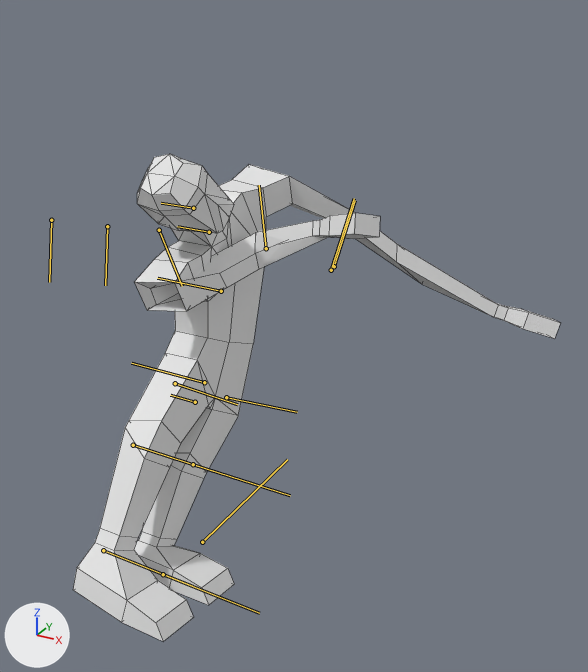
The FBX model BunchesProject/Assets/FBX/Human.fbx: old version first, new version second.
Before and after are seen from a camera (50 mm lens) standing at (0.0173, -0.0232, 0.0223) and looking at (0.0042, 0.0006, 0.0104). Every picture has the same lights, and +X, +Y and +Z are marked at lower left. Both versions are drawn at frame 24 of the action 'Default Take'; the numbers are the values there. The bones that bend it are drawn over the model as lines. Mesh edges are drawn as thin lines.

Names of what the first picture shows: 'HumanMesh'.
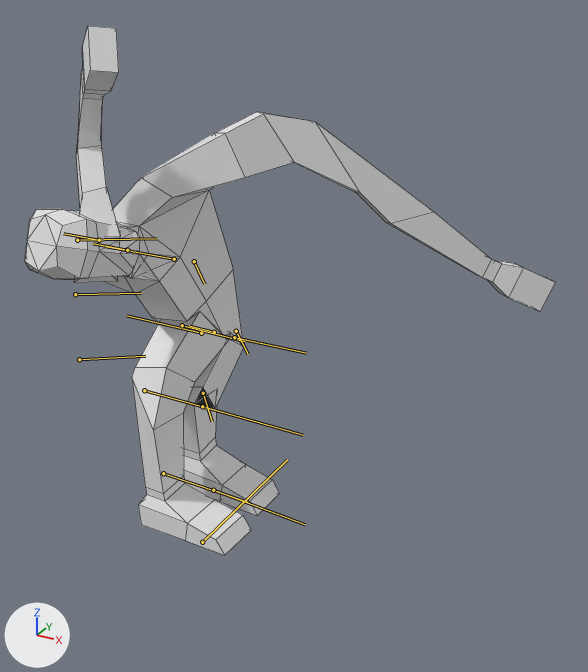
Boxes (x1, y1, x2, y2) around the edits, measured in the pictures (588 x 672 px):
'HumanMesh', posed (9% wider, 9% taller): before (73, 154, 560, 641); after (25, 26, 555, 555)
bone 'Pelvis', root to tip: before (195, 402) to (170, 395); after (214, 332) to (189, 326)
bone 'Stomach', root to tip: before (204, 382) to (131, 363); after (201, 333) to (126, 315)
bone 'Chest', root to tip: before (221, 291) to (157, 278); after (174, 259) to (106, 246)
bone 'Neck', root to tip: before (209, 232) to (177, 226); after (127, 250) to (93, 243)
bone 'Head', root to tip: before (193, 208) to (161, 203); after (99, 240) to (63, 233)
bone 'UArm_r', root to tip: before (159, 230) to (182, 286); after (77, 240) to (157, 238)
bone 'LArm_r', root to tip: before (107, 226) to (105, 285); after (75, 294) to (141, 293)
bone 'UArm_l', root to tip: before (266, 248) to (259, 185); after (194, 261) to (204, 284)
bone 'LArm_l', root to tip: before (334, 266) to (355, 200); after (236, 331) to (248, 354)
bone 'ULeg_r', root to tip: before (175, 383) to (237, 404); after (182, 325) to (245, 341)
bone 'LLeg_r', root to tip: before (133, 445) to (222, 474); after (144, 390) to (232, 415)
bone 'Foot_r', root to tip: before (103, 550) to (192, 586); after (163, 473) to (247, 502)
bone 'ULeg_l', root to tip: before (226, 397) to (297, 412); after (234, 337) to (306, 353)
bone 'LLeg_l', root to tip: before (193, 464) to (290, 495); after (202, 406) to (303, 435)
bone 'Foot_l', root to tip: before (163, 574) to (259, 613); after (213, 490) to (305, 524)

The edits, one by one:
Bone 'Pelvis' (bone_pelvis) moves from (-0.066, 0.0, 0.0) to (0.181, 0.0, -0.153).
Bone 'Pelvis' (bone_pelvis) turns from (0, 52, 0) to (0, -73, 0) degrees about its own x, y and z.
Bone 'Stomach' (bone_stomach) turns from (0, -28, 0) to (0, 52, 0) degrees about its own x, y and z.
Bone 'Chest' (bone_chest) turns from (0, -42, 0) to (0, -50, 0) degrees about its own x, y and z.
Bone 'Neck' (bone_neck) turns from (0, -30, 0) to (0, 0, 0) degrees about its own x, y and z.
Bone 'Head' (bone_head) turns from (0, 0, 0) to (0, -1, 0) degrees about its own x, y and z.
Bone 'UArm_r' (bone_uarm_r) turns from (-2, -2, 5) to (-19, -50, 56) degrees about its own x, y and z.
Bone 'LArm_r' (bone_larm_r) turns from (63, -44, -54) to (0, -50, 0) degrees about its own x, y and z.
Bone 'UArm_l' (bone_uarm_l) turns from (3, -3, -5) to (19, -50, -56) degrees about its own x, y and z.
Bone 'LArm_l' (bone_larm_l) turns from (-63, -44, 54) to (0, -50, 0) degrees about its own x, y and z.
Bone 'ULeg_r' (bone_uleg_r) moves from (-0.001, 0.0, 0.002) to (0.005, 0.001, -0.004).
Bone 'ULeg_r' (bone_uleg_r) turns from (0, -4, 0) to (-1, -123, 8) degrees about its own x, y and z.
Bone 'LLeg_r' (bone_lleg_r) turns from (0, 20, 0) to (1, 54, -1) degrees about its own x, y and z.
Bone 'Foot_r' (bone_foot_r) turns from (0, 25, 0) to (0, -5, 0) degrees about its own x, y and z.
Bone 'ULeg_l' (bone_uleg_l) moves from (-0.001, 0.0, 0.002) to (0.005, -0.001, -0.004).
Bone 'ULeg_l' (bone_uleg_l) turns from (0, -4, 0) to (1, -123, -8) degrees about its own x, y and z.
Bone 'LLeg_l' (bone_lleg_l) turns from (0, 20, 0) to (-1, 54, 1) degrees about its own x, y and z.
Bone 'Foot_l' (bone_foot_l) turns from (0, 25, 0) to (0, -5, -2) degrees about its own x, y and z.
